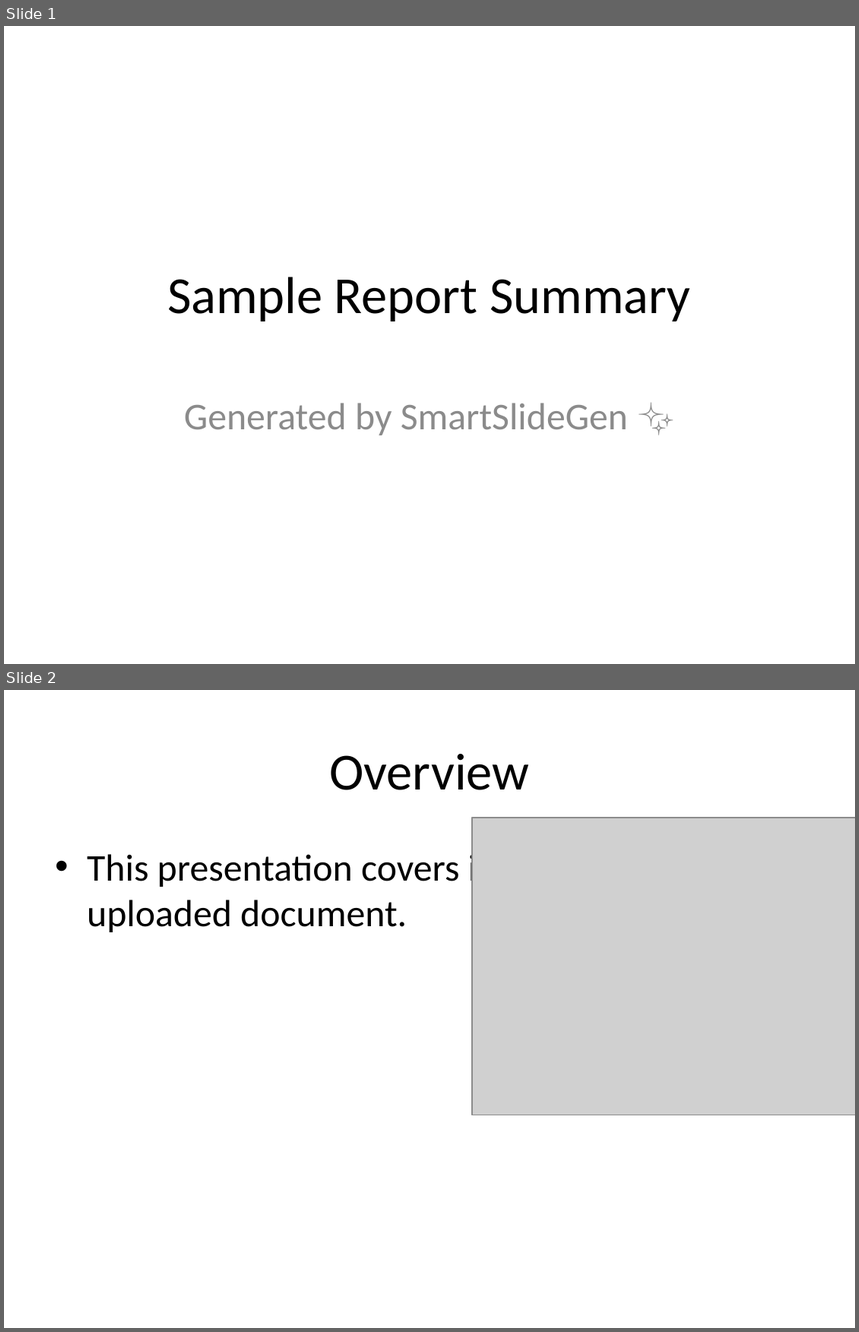
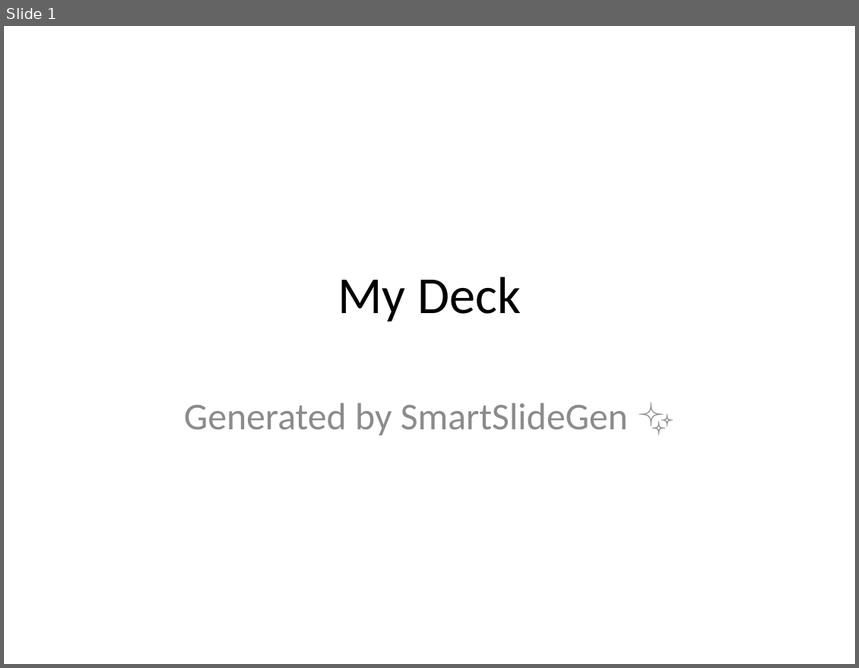
Before and after one commit to abhishek-bagepalli/The-Slide-Whisperer, a slide deck: output.pptx. Shown one above the other, each under a label of ours: slides 1 and 2 before the commit, slide 1 after it. The pictures are 859x1332 and 859x668 pixels, drawn with LibreOffice and Linux fonts; fonts in the diff are those of the drawing; grey boxes stand for pictures. Boxes give left, top, right and bottom in pixels: in the first picture for what was removed or moved away, otherwise in the second. Text is boxed around its words. In the diff, an @@ line names an element or a change of style, - is before the commit and + after.

```diff
--- a/output.pptx
+++ b/output.pptx
@@ slide 2 removed at [4, 690, 855, 1328], background #FFFFFF @@
@@ title removed at [329, 754, 529, 790] @@
-Overview
@@ picture removed at [472, 818, 855, 1116] @@
@@ text removed at [87, 850, 585, 932] @@
-• This presentation covers insights from the uploaded document.
@@ slide 1 changed as well @@
@@ title at [338, 277, 521, 322]: text changed @@
-Sample Report Summary
+My Deck
```
Also in this commit, not shown: 8 slides added, 4 other slides removed, 14 other files.
